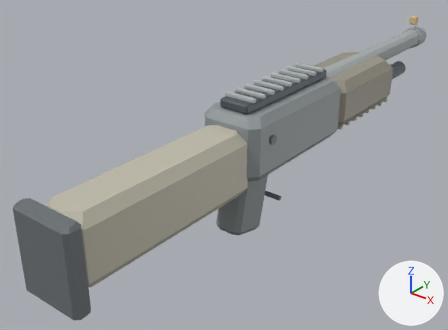
Before and after pictures for a commit that changed the glTF model assets/models/shotgun.glb.
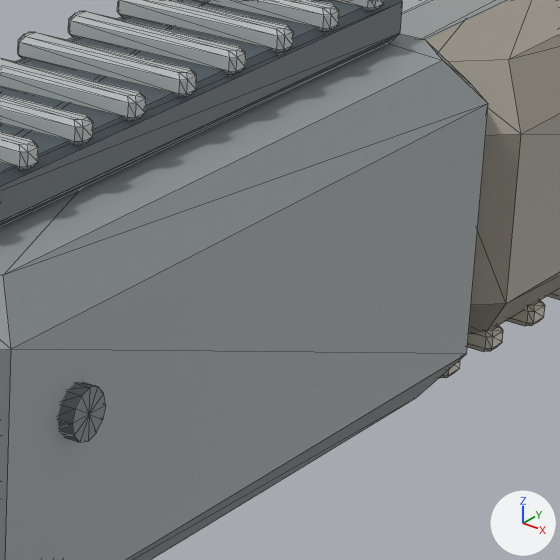
Each version is shown whole from a 50 mm lens placed at (1.017, -1.541, 0.735), pointed at (-0.144, -0.09, -0.165), then close up on the part from 58% to 79% of the width and 21% to 50% of the height. Lighting does not change. The marker at lower right points along +X, +Y and +Z. The first two pictures are the older version. The close-ups show mesh edges as thin lines. Where no turn or scale is listed for an object, it has been applied to the vertices. Vertices at exactly the same position are counted once.

The scene before the commit, as lines of its bpy script (objects in view):
```python
me_geometry_0 = bpy.data.meshes.new('geometry_0')
me_geometry_0.from_pydata(...)  # 1022 vertices, 1924 faces; spans x -0.11..0.11, y -0.9..1.07, z -0.31..0.16
me_geometry_0.materials.append(mat_defaultmaterial)
ob_geometry_0 = bpy.data.objects.new('geometry_0', me_geometry_0)
ob_geometry_0.location = (0.0, 0.0, 0.0)
```
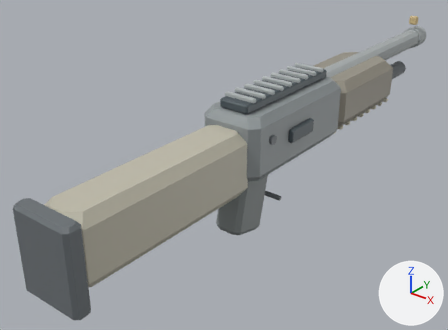
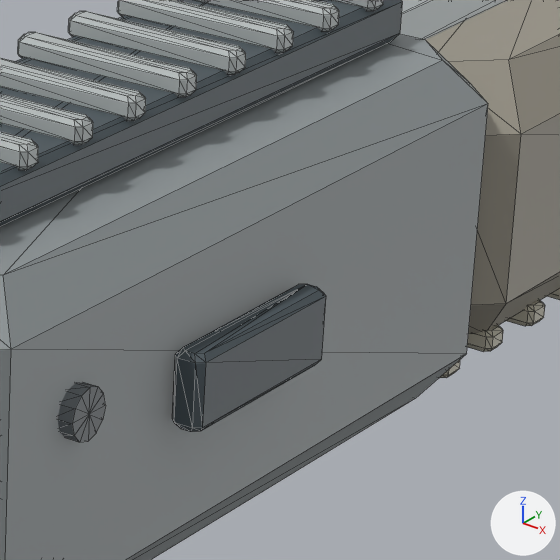
Location of each change, [x1, y1, x2, y2] in pixels of the close-ups (560 x 560 px):
```json
{"part": 1, "of": "me_geometry_0", "change": "added", "after": [172, 284, 326, 432]}
```

Edits to the scene script, one JSON object a line:
```json
{"block": "me_geometry_0", "where": "# used by ob_geometry_0; location = (0.0, 0.0, 0.0)"}
{"op": "remove", "block": "me_geometry_0", "code": "me_geometry_0.from_pydata(...)  # 1022 vertices, 1924 faces; spans x -0.11..0.11, y -0.9..1.07, z -0.31..0.16"}
{"op": "add", "block": "me_geometry_0", "code": "me_geometry_0.from_pydata(...)  # 1086 vertices, 2044 faces; spans x -0.11..0.12, y -0.9..1.07, z -0.31..0.16"}
{"block": "me_geometry_0", "change": "me_geometry_0 part 1: the loose piece of 32 vertices spanning x -0.1..0.1, y -0.26..0.24, z -0.1..0.1 is copied, and the copy is scaled about its middle by (0.0759, 0.25, 0.219), then moved by (0.11, -0.03, 0.01); it spans x 0.1..0.12, y -0.1..0.02, z -0.01..0.03"}
{"block": "me_geometry_0", "change": "other edits to the shape of me_geometry_0 do not show in these pictures"}
```
